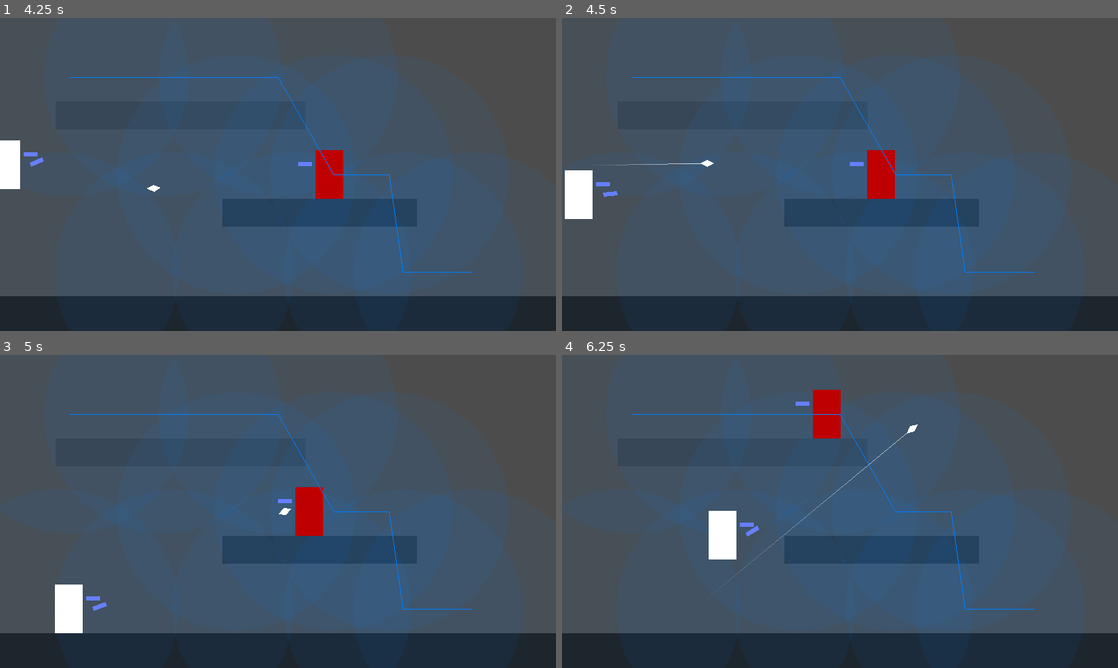
Above: before the commit, frames 1-4 (two rows, left to right).
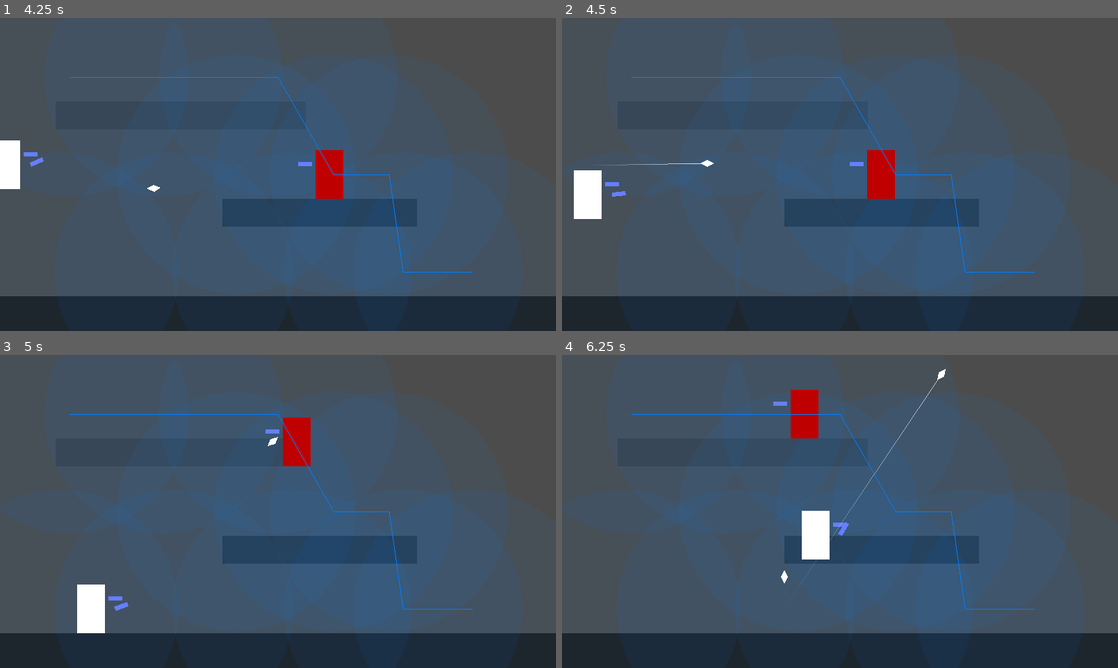
Above: after the commit, the same moments.

Repository: zhyrin0/through-the-looking-glass
Game: Godot game, scene res://tests/enemy_movement/test.tscn
The game is run twice, just before and just after one commit, with the same random seed, the same clock (stepped at 60 frames per second) and the same inputs. This scene is started directly instead of the project's main scene. Sound files missing from this copy of the repository are replaced by a short silence.
Inputs (mouse positions are in pixels of both pictures, inside the frame that each line leads up to):
- Up to frame 1 (4.25 s): move the mouse to (250, 237) at 0.52 s; press the mouse at (250, 237) at 0.53 s; hold D (move_right) 0.53-2.03 s; tap Space (move_jump) at 0.77, 1.52, 3.02, 3.77 s; move the mouse to (444, 221) at 1.27 s; release the mouse at (444, 221) at 1.28 s; tap S (move_fall) at 1.35, 2.85 s; move the mouse to (111, 127) at 2.02 s; press the mouse at (111, 127) at 2.03 s; hold A (move_left) from 2.03 s (still down); move the mouse to (305, 174) at 2.77 s; release the mouse at (305, 174) at 2.78 s; move the mouse to (194, 96) at 3.52 s; press the mouse at (194, 96) at 3.53 s
- Up to frame 2 (4.5 s): move the mouse to (962, 158) at 4.27 s; release A (move_left) at 4.28 s; release the mouse at (962, 158) at 4.28 s; hold D (move_right) from 4.28 s (still down); tap S (move_fall) at 4.35 s
- Up to frame 3 (5 s): keep holding D (move_right); tap Space (move_jump) at 4.52 s
- Up to frame 4 (6.25 s): keep holding D (move_right); move the mouse to (728, 527) at 5.02 s; press the mouse at (728, 527) at 5.03 s; move the mouse to (895, 442) at 5.77 s; release the mouse at (895, 442) at 5.78 s; tap S (move_fall) at 5.85 s; tap Space (move_jump) at 6.02 s

Frame 1 is identical in both runs. In frame 2, 0.6% of the frame differs, in the area x 0-12%, y 48-65%; in frame 3, 3.0%; in frame 4, 3.2%, in the area x 26-69%, y 4-73%.

Commit message:
Fix movement stutter when getting hit by a projectile

Diff:
--- a/src/projectile/projectile.gd
+++ b/src/projectile/projectile.gd
@@ -35,12 +35,15 @@
 func _physics_process(delta: float) -> void:
 	var velocity := direction * speed * delta
 	if move_and_collide(velocity):
+		# hack: While the projectile is not deleted (playing shatter audio)
+		# it interferes with character movement, so it's teleported away.
+		global_position = Vector2(-1.0, -1.0) * 100.0
 		collision_layer = 0
-		set_process(false)
-		set_physics_process(false)
 		visible = false
 		shatter_audio.play()
 		delete_timer.stop()
+		set_process(false)
+		set_physics_process(false)
 
 
 func _draw() -> void:
